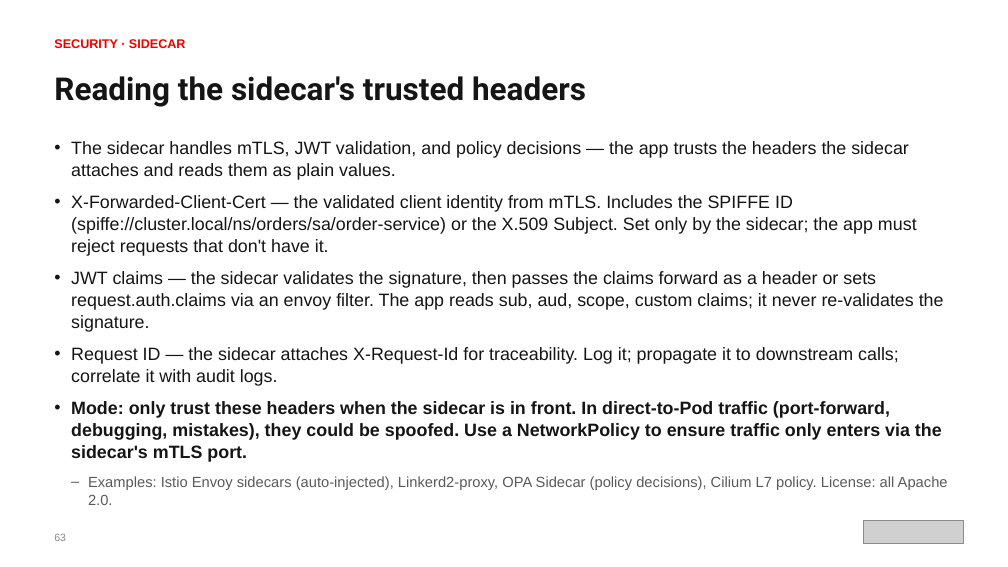
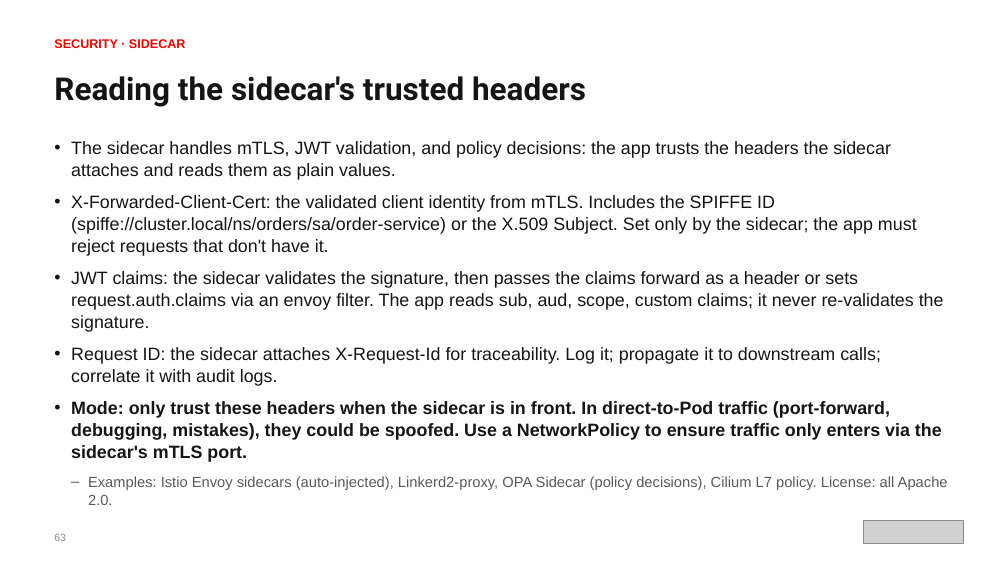
Before and after one commit to patterncatalyst/cloud-native-design-patterns, a slide deck: slide 76 of lgtm-presentation/Designing-Cloud-Native-APIs-Python.pptx. Drawn at 1008x567 pixels with LibreOffice and Linux fonts; fonts in the diff are those of the drawing; grey boxes stand for pictures. Boxes give left, top, right and bottom in pixels: in the first picture for what was removed or moved away, otherwise in the second. Text is boxed around its words. In the diff, an @@ line names an element or a change of style, - is before the commit and + after.

```diff
--- a/lgtm-presentation/Designing-Cloud-Native-APIs-Python.pptx
+++ b/lgtm-presentation/Designing-Cloud-Native-APIs-Python.pptx
@@ text at box(71, 141, 944, 386): text changed @@
-• The sidecar handles mTLS, JWT validation, and policy decisions — the app trusts the headers the sidecar attaches and reads them as plain values.
-• X-Forwarded-Client-Cert — the validated client identity from mTLS. Includes the SPIFFE ID (spiffe://cluster.local/ns/orders/sa/order-service) or the X.509 Subject. Set only by the sidecar; the app must reject requests that don't have it.
-• JWT claims — the sidecar validates the signature, then passes the claims forward as a header or sets request.auth.claims via an envoy filter. The app reads sub, aud, scope, custom claims; it never re-validates the signature.
-• Request ID — the sidecar attaches X-Request-Id for traceability. Log it; propagate it to downstream calls; correlate it with audit logs.
+• The sidecar handles mTLS, JWT validation, and policy decisions: the app trusts the headers the sidecar attaches and reads them as plain values.
+• X-Forwarded-Client-Cert: the validated client identity from mTLS. Includes the SPIFFE ID (spiffe://cluster.local/ns/orders/sa/order-service) or the X.509 Subject. Set only by the sidecar; the app must reject requests that don't have it.
+• JWT claims: the sidecar validates the signature, then passes the claims forward as a header or sets request.auth.claims via an envoy filter. The app reads sub, aud, scope, custom claims; it never re-validates the signature.
+• Request ID: the sidecar attaches X-Request-Id for traceability. Log it; propagate it to downstream calls; correlate it with audit logs.
```
Also in this commit, not shown: 144 other slides changed, 2 other files.
